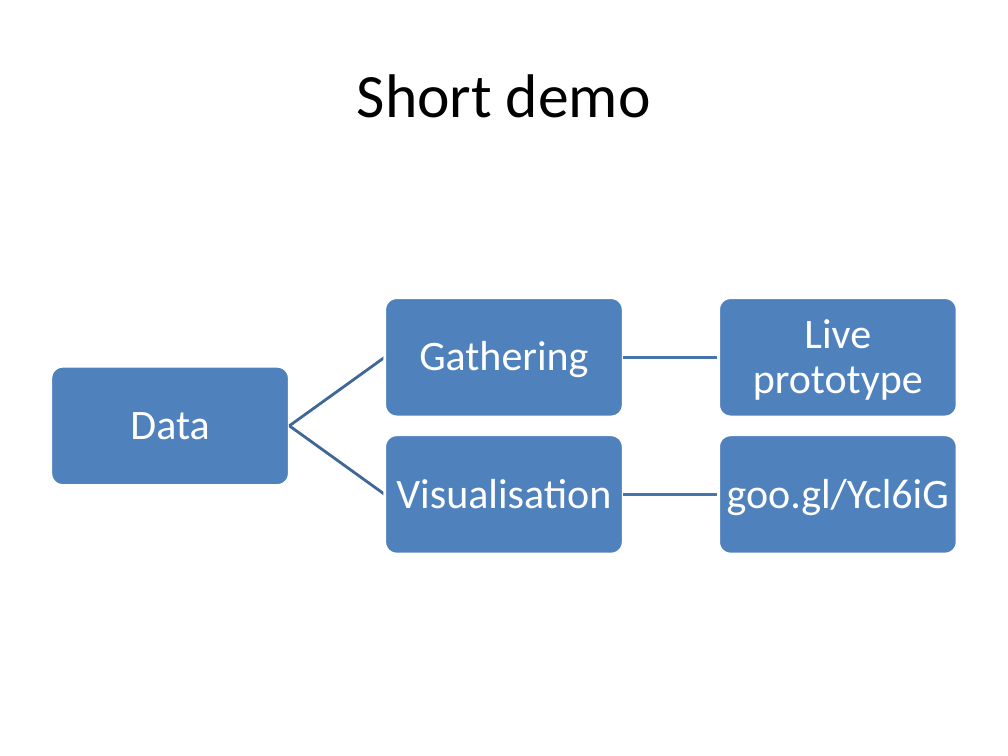
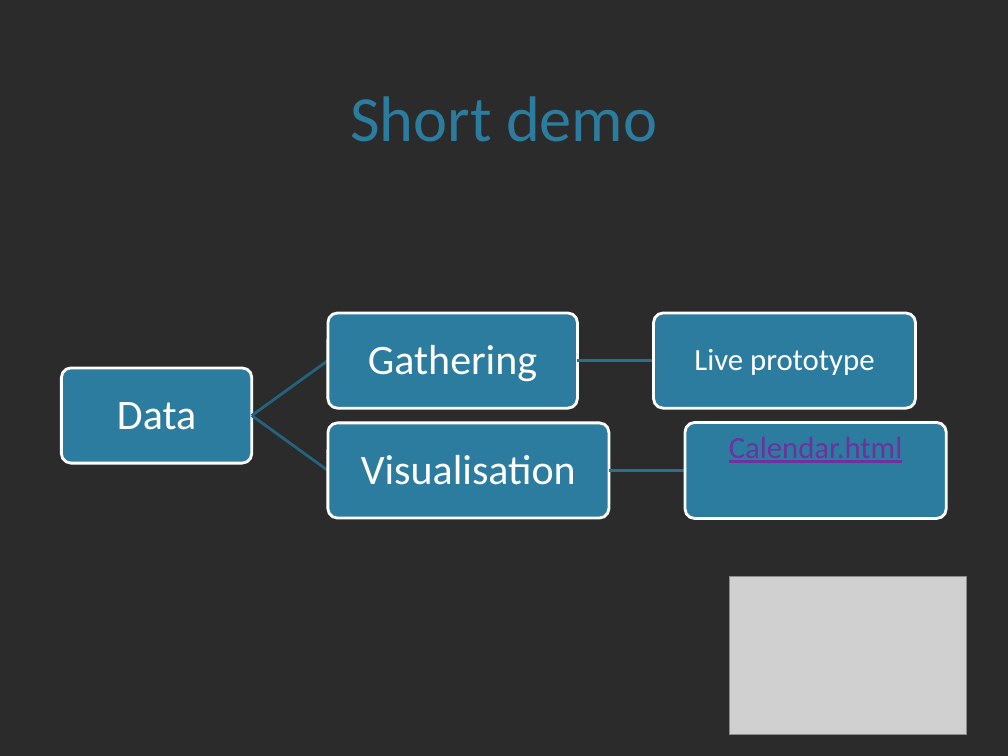
Before and after one commit to bicyclus/prototype1, a slide deck: slide 2 of Verslagen/intermediatedemo.pptx (slide 3 before the commit). Drawn at 1008x756 pixels with LibreOffice and Linux fonts; fonts in the diff are those of the drawing; grey boxes stand for pictures; background and template pictures are left out; a plain dark background stands for a picture behind light text. Boxes give left, top, right and bottom in pixels: in the first picture for what was removed or moved away, otherwise in the second. Text is boxed around its words. In the diff, an @@ line names an element or a change of style, - is before the commit and + after.

Commit message:
ppt demo updated

```diff
--- a/Verslagen/intermediatedemo.pptx
+++ b/Verslagen/intermediatedemo.pptx
@@ background #FFFFFF to picture (left out) @@
@@ title "Short demo": place and size @@
-title "Short demo" at box(357, 74, 651, 118)
+title "Short demo" at box(350, 96, 657, 142)
@@ title "Short demo" at box(350, 96, 657, 142): size 44 to 46 pt, text colour #000000 to #2C7C9F; vertical alignment middle to bottom @@
@@ rounded rectangle: place and size @@
-rounded rectangle at box(385, 297, 624, 416)
+rounded rectangle at box(328, 313, 578, 408)
@@ text "Gathering": place and size @@
-text "Gathering" at box(419, 341, 588, 377)
+text "Gathering" at box(368, 345, 537, 381)
@@ rounded rectangle: place and size @@
-rounded rectangle at box(719, 297, 958, 416)
+rounded rectangle at box(653, 313, 915, 408)
@@ text "Live prototype": place and size @@
-text "Live prototype" at box(753, 319, 923, 400)
+text "Live prototype" at box(694, 349, 874, 375)
@@ text "Live prototype" at box(694, 349, 874, 375): size 30 to 22 pt; less space between paragraphs @@
@@ freeform shape: place and size @@
-freeform shape at box(288, 355, 387, 428)
+freeform shape at box(251, 359, 329, 417)
@@ freeform shape at box(251, 359, 329, 417): outline #3F6797 2 pt to #23637F 2 pt @@
@@ freeform shape at box(578, 359, 654, 363): outline #4875AC 2 pt to #287190 2 pt @@
@@ freeform shape: place and size @@
-freeform shape at box(623, 355, 719, 360)
+freeform shape at box(578, 359, 654, 363)
@@ rounded rectangle: place and size @@
-rounded rectangle at box(50, 366, 289, 485)
+rounded rectangle at box(61, 368, 252, 463)
@@ text "Data": place and size @@
-text "Data" at box(130, 412, 209, 440)
+text "Data" at box(117, 402, 196, 430)
@@ freeform shape at box(251, 414, 329, 473): outline #3F6797 2 pt to #23637F 2 pt @@
@@ freeform shape: place and size @@
-freeform shape at box(288, 424, 387, 497)
+freeform shape at box(251, 414, 329, 473)
@@ fill #4F81BD to #2C7C9F in 5 elements at box(61, 368, 252, 463), box(328, 313, 578, 408), box(685, 422, 947, 518), box(653, 313, 915, 408), box(328, 423, 609, 518) @@
@@ rounded rectangle: place and size @@
-rounded rectangle at box(385, 434, 624, 553)
+rounded rectangle at box(328, 423, 609, 518)
@@ text "Visualisation": place and size @@
-text "Visualisation" at box(396, 479, 611, 509)
+text "Visualisation" at box(361, 455, 576, 485)
@@ rounded rectangle: place and size @@
-rounded rectangle at box(719, 434, 958, 553)
+rounded rectangle at box(685, 422, 947, 518)
@@ text added at box(687, 425, 943, 516), 22 pt, text #7030A0, underline @@
+Calendar.html
@@ freeform shape: place and size @@
-freeform shape at box(623, 492, 719, 497)
+freeform shape at box(609, 469, 685, 473)
@@ freeform shape at box(609, 469, 685, 473): outline #4875AC 2 pt to #287190 2 pt @@
@@ text removed at box(727, 479, 949, 515) @@
-goo.gl/Ycl6iG
@@ picture added at box(730, 577, 967, 735) @@
```
Also in this commit, not shown: 4 other slides changed, 3 slides added, 5 slides removed.
